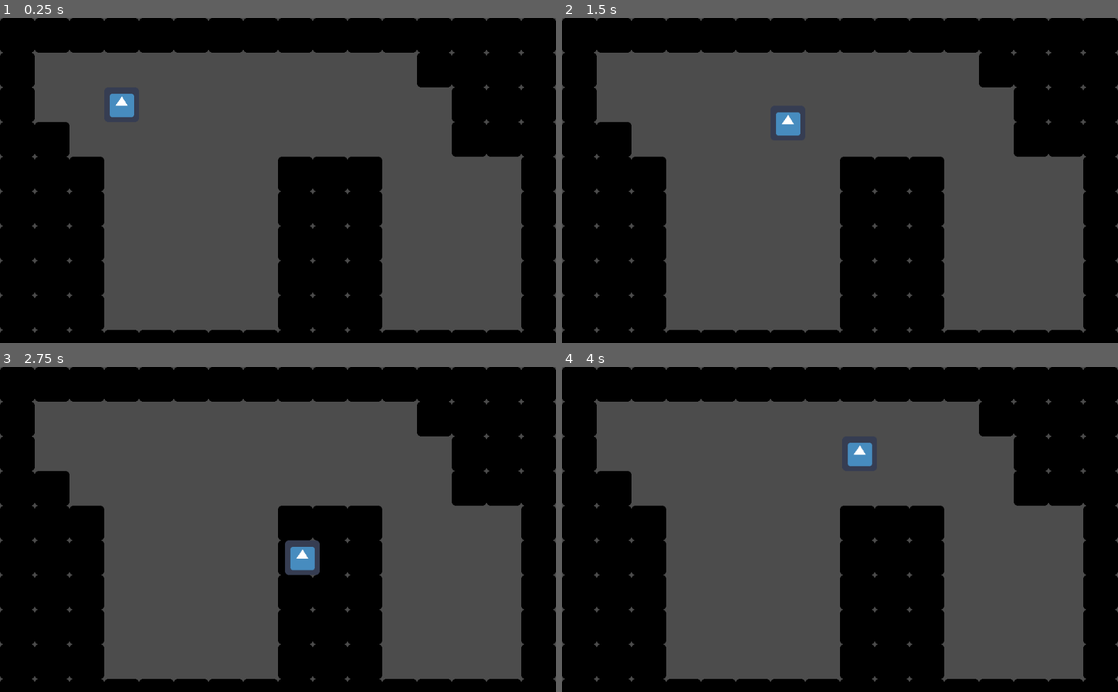
Above: before the commit, frames 1-4 (two rows, left to right).
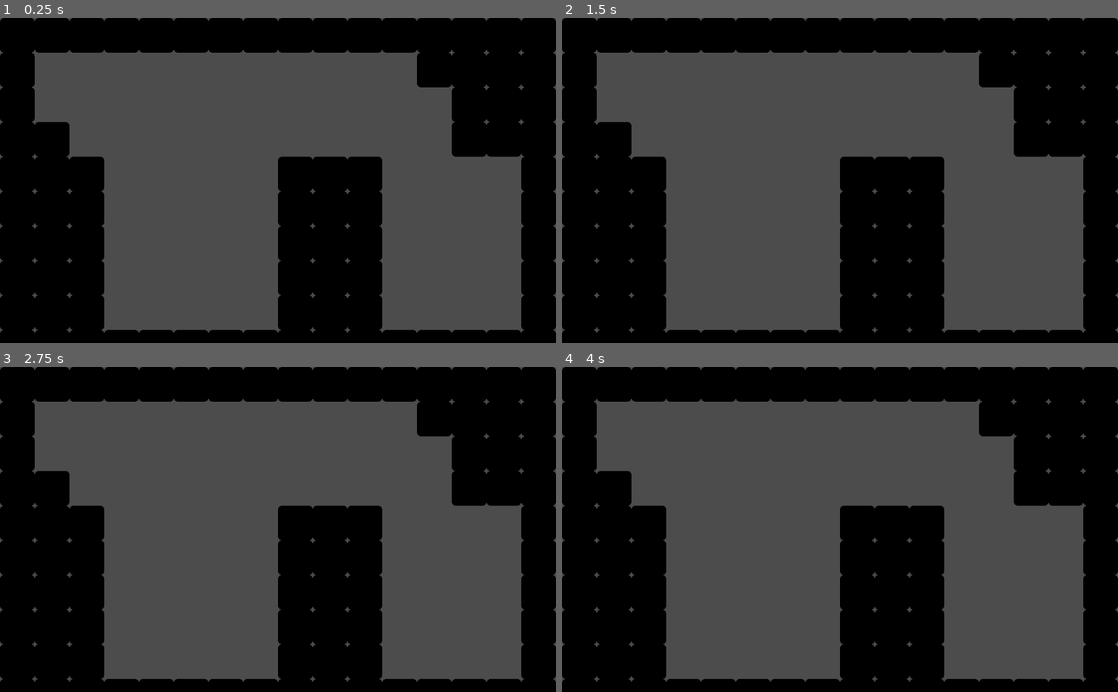
Above: after the commit, the same moments.

Repository: danielnaoexiste/Torrato
Game: Godot game, scene res://Scenes/World.tscn
Same seed, same stepped clock (60 frames per second), same inputs: the game is played once before the commit and once after it. The engine's default icon, where the game draws it, is replaced by a stand-in: a white triangle on a blue panel in a dark square.
Inputs:
- Up to frame 1 (0.25 s): no input
- Up to frame 2 (1.5 s): tap Enter at 0.5 s; hold Right (ui_right) 0.53-1.28 s; hold Down (ui_down) from 1.28 s (still down)
- Up to frame 3 (2.75 s): release Down (ui_down) at 2.03 s; hold Right (ui_right) from 2.03 s (still down)
- Up to frame 4 (4 s): release Right (ui_right) at 2.78 s; hold Up (ui_up) 2.78-3.53 s; hold Left (ui_left) from 3.53 s (still down)

The runs differ from the first frame. In frame 1, 0.3% of the frame differs, in the area x 19-25%, y 23-31%; in frame 2, 0.3%; in frame 3, 0.7%, in the area x 51-58%, y 53-65%; in frame 4, 0.3%.

Commit message:
Grid Movement

Diff:
--- a/PrefabScenes/Player.tscn
+++ b/PrefabScenes/Player.tscn
@@ -1,9 +1,26 @@
 [gd_scene load_steps=3 format=2]
 
-[ext_resource path="res://icon.png" type="Texture" id=1]
-[ext_resource path="res://Scripts/Player.gd" type="Script" id=2]
+[ext_resource path="res://Scripts/Player.gd" type="Script" id=1]
 
-[node name="Player" type="Sprite"]
-texture = ExtResource( 1 )
+[sub_resource type="RectangleShape2D" id=2]
+extents = Vector2( 32, 32 )
+
+[node name="KinematicBody2D" type="KinematicBody2D"]
+script = ExtResource( 1 )
+
+[node name="RayCast2D" type="RayCast2D" parent="."]
+enabled = true
+cast_to = Vector2( 0, 32 )
+
+[node name="FallTimer" type="Timer" parent="."]
+
+[node name="Sprite" type="AnimatedSprite" parent="."]
 centered = false
-script = ExtResource( 2 )
+flip_v = true
+
+[node name="FallTween" type="Tween" parent="Sprite"]
+
+[node name="CollisionShape2D" type="CollisionShape2D" parent="."]
+position = Vector2( 32, 32 )
+shape = SubResource( 2 )
+[connection signal="timeout" from="FallTimer" to="." method="_on_Timer_timeout"]
--- a/Scripts/Player.gd
+++ b/Scripts/Player.gd
@@ -1,4 +1,4 @@
-extends Sprite
+extends KinematicBody2D
 
 # Grid and Speed vars
 var speed : int = 256
@@ -9,6 +9,16 @@
 var target_position : Vector2 = Vector2()
 var movedir : Vector2 = Vector2()
 
+var tween_x : int = 0
+var tween_y : int = 0
+
+var can_move : bool = true;
+
+# Onready vars
+onready var ray : RayCast2D = $RayCast2D
+onready var fall_tween : Tween = $Sprite/FallTween
+onready var fall_timer : Timer = $FallTimer
+
 # Initialize snapped to grid
 func _ready():
 	position = position.snapped(Vector2(tile_size, tile_size))
@@ -17,7 +27,21 @@
 
 # Handles Movement
 func _process(delta):
-	position += speed * movedir * delta
+	if ray.is_colliding():
+		position = last_position
+		target_position = last_position
+		if movedir != Vector2.ZERO:
+			can_move = false
+
+			fall_tween.interpolate_property($Sprite, "position",
+			Vector2(0, 0), Vector2(tween_x, tween_y),
+			.5, Tween.TRANS_LINEAR, Tween.EASE_IN_OUT)
+
+
+			fall_tween.start()
+			fall_timer.start(.5)
+	elif can_move:
+		position += speed * movedir * delta
 
 	# Snaps the player if moved more than the intended
 	if position.distance_to(last_position) >= tile_size:
@@ -43,3 +67,19 @@
 	# Prevents Diagonals
 	if movedir.x != 0 and movedir.y != 0:
 		movedir = Vector2.ZERO
+
+	# Move raycast to edge of the player in the movedir
+	if movedir != Vector2.ZERO:
+		ray.cast_to = movedir * tile_size / 2
+		if can_move:
+			tween_x = movedir.x * tile_size
+			tween_y = movedir.y * tile_size
+
+# Returns the tween after fall
+func _on_Timer_timeout():
+	fall_timer.stop()
+	fall_tween.interpolate_property($Sprite, "position", Vector2(tween_x, tween_y),
+	Vector2(0, 0), .5, Tween.TRANS_LINEAR, Tween.EASE_IN_OUT)
+	fall_tween.start()
+	yield(fall_tween, "tween_all_completed")
+	can_move = true;
--- a/project.godot
+++ b/project.godot
@@ -19,6 +19,42 @@
 run/main_scene="res://Scenes/World.tscn"
 config/icon="res://icon.png"
 
+[input]
+
+ui_left={
+"deadzone": 0.5,
+"events": [ Object(InputEventKey,"resource_local_to_scene":false,"resource_name":"","device":0,"alt":false,"shift":false,"control":false,"meta":false,"command":false,"pressed":false,"scancode":16777231,"unicode":0,"echo":false,"script":null)
+, Object(InputEventJoypadButton,"resource_local_to_scene":false,"resource_name":"","device":0,"button_index":14,"pressure":0.0,"pressed":false,"script":null)
+, Object(InputEventKey,"resource_local_to_scene":false,"resource_name":"","device":0,"alt":false,"shift":false,"control":false,"meta":false,"command":false,"pressed":false,"scancode":65,"unicode":0,"echo":false,"script":null)
+ ]
+}
+ui_right={
+"deadzone": 0.5,
+"events": [ Object(InputEventKey,"resource_local_to_scene":false,"resource_name":"","device":0,"alt":false,"shift":false,"control":false,"meta":false,"command":false,"pressed":false,"scancode":16777233,"unicode":0,"echo":false,"script":null)
+, Object(InputEventJoypadButton,"resource_local_to_scene":false,"resource_name":"","device":0,"button_index":15,"pressure":0.0,"pressed":false,"script":null)
+, Object(InputEventKey,"resource_local_to_scene":false,"resource_name":"","device":0,"alt":false,"shift":false,"control":false,"meta":false,"command":false,"pressed":false,"scancode":68,"unicode":0,"echo":false,"script":null)
+ ]
+}
+ui_up={
+"deadzone": 0.5,
+"events": [ Object(InputEventKey,"resource_local_to_scene":false,"resource_name":"","device":0,"alt":false,"shift":false,"control":false,"meta":false,"command":false,"pressed":false,"scancode":16777232,"unicode":0,"echo":false,"script":null)
+, Object(InputEventJoypadButton,"resource_local_to_scene":false,"resource_name":"","device":0,"button_index":12,"pressure":0.0,"pressed":false,"script":null)
+, Object(InputEventKey,"resource_local_to_scene":false,"resource_name":"","device":0,"alt":false,"shift":false,"control":false,"meta":false,"command":false,"pressed":false,"scancode":87,"unicode":0,"echo":false,"script":null)
+ ]
+}
+ui_down={
+"deadzone": 0.5,
+"events": [ Object(InputEventKey,"resource_local_to_scene":false,"resource_name":"","device":0,"alt":false,"shift":false,"control":false,"meta":false,"command":false,"pressed":false,"scancode":16777234,"unicode":0,"echo":false,"script":null)
+, Object(InputEventJoypadButton,"resource_local_to_scene":false,"resource_name":"","device":0,"button_index":13,"pressure":0.0,"pressed":false,"script":null)
+, Object(InputEventKey,"resource_local_to_scene":false,"resource_name":"","device":0,"alt":false,"shift":false,"control":false,"meta":false,"command":false,"pressed":false,"scancode":83,"unicode":0,"echo":false,"script":null)
+ ]
+}
+ui_page_up={
+"deadzone": 0.5,
+"events": [ Object(InputEventKey,"resource_local_to_scene":false,"resource_name":"","device":0,"alt":false,"shift":false,"control":false,"meta":false,"command":false,"pressed":false,"scancode":16777235,"unicode":0,"echo":false,"script":null)
+ ]
+}
+
 [rendering]
 
 quality/driver/driver_name="GLES2"
Binary file added: Art/ratogordo.png
Not shown, added: Art/ratogordo.png.import
Not shown: 3 places in Scenes/World.tscn that only renumber resources
